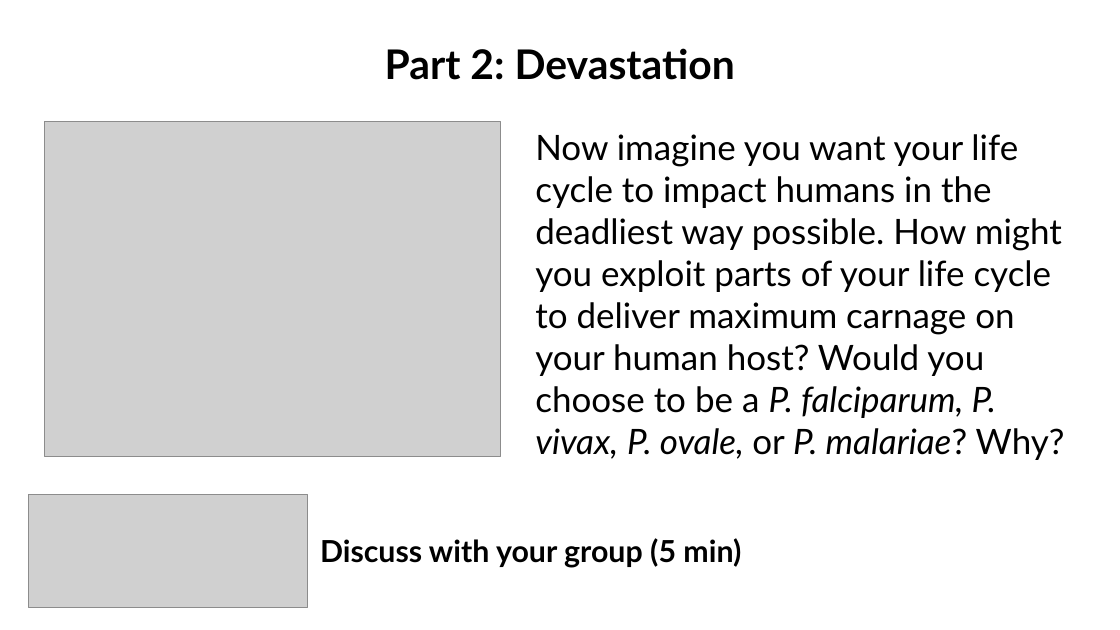
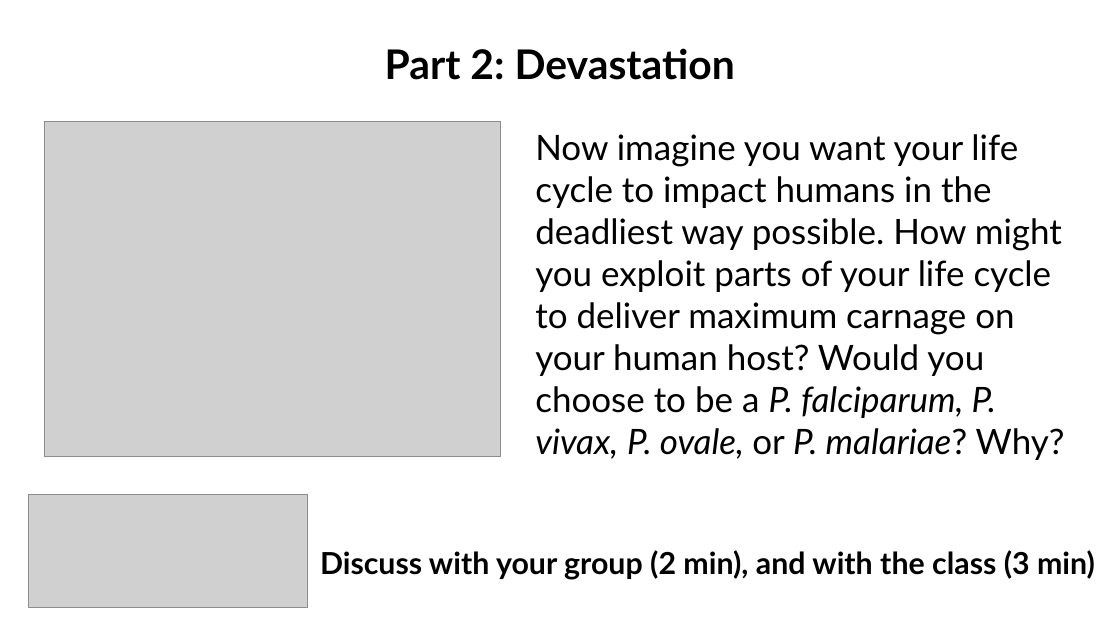
Before and after one commit to wood-lab/fish_406, a slide deck: slide 6 of docs/lectures/in-class_activities/class_22.pptx (slide 5 before the commit). Drawn at 1120x630 pixels with LibreOffice and Linux fonts; fonts in the diff are those of the drawing; grey boxes stand for pictures. Boxes give left, top, right and bottom in pixels: in the first picture for what was removed or moved away, otherwise in the second. Text is boxed around its words. In the diff, an @@ line names an element or a change of style, - is before the commit and + after.

```diff
--- a/docs/lectures/in-class_activities/class_22.pptx
+++ b/docs/lectures/in-class_activities/class_22.pptx
@@ text at box(320, 550, 1095, 580): text changed @@
-Discuss with your group (5 min)
+Discuss with your group (2 min), and with the class (3 min)
```
Also in this commit, not shown: 2 other slides changed, 5 other files.
